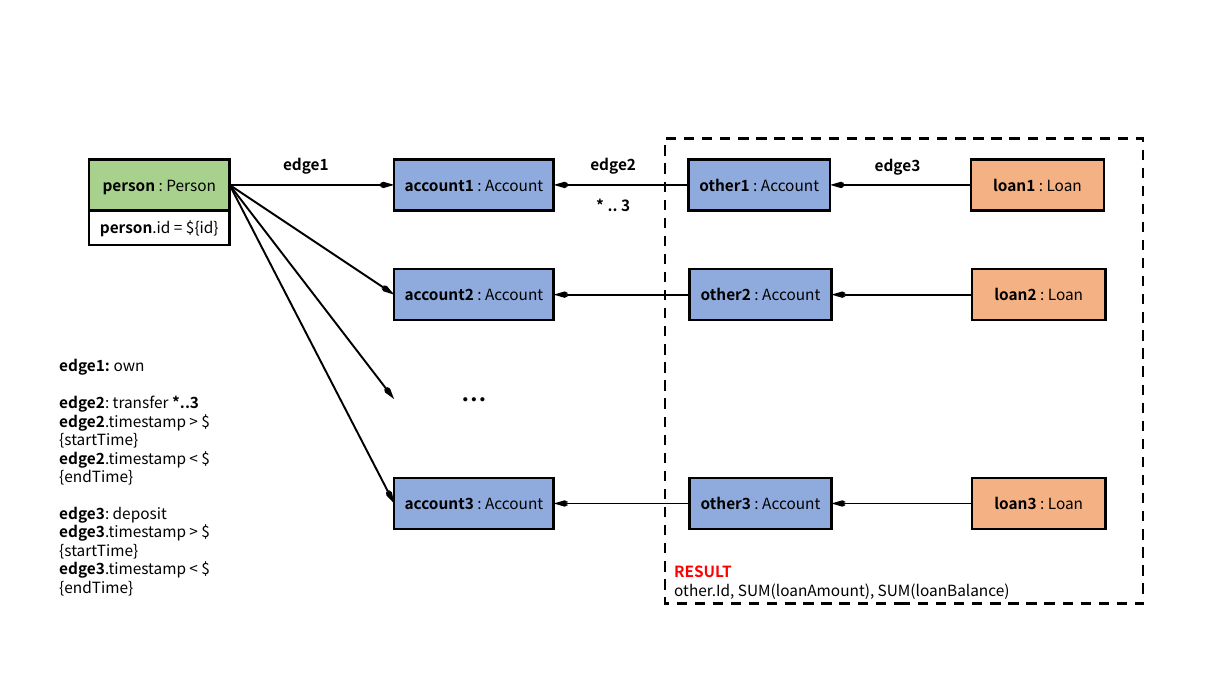
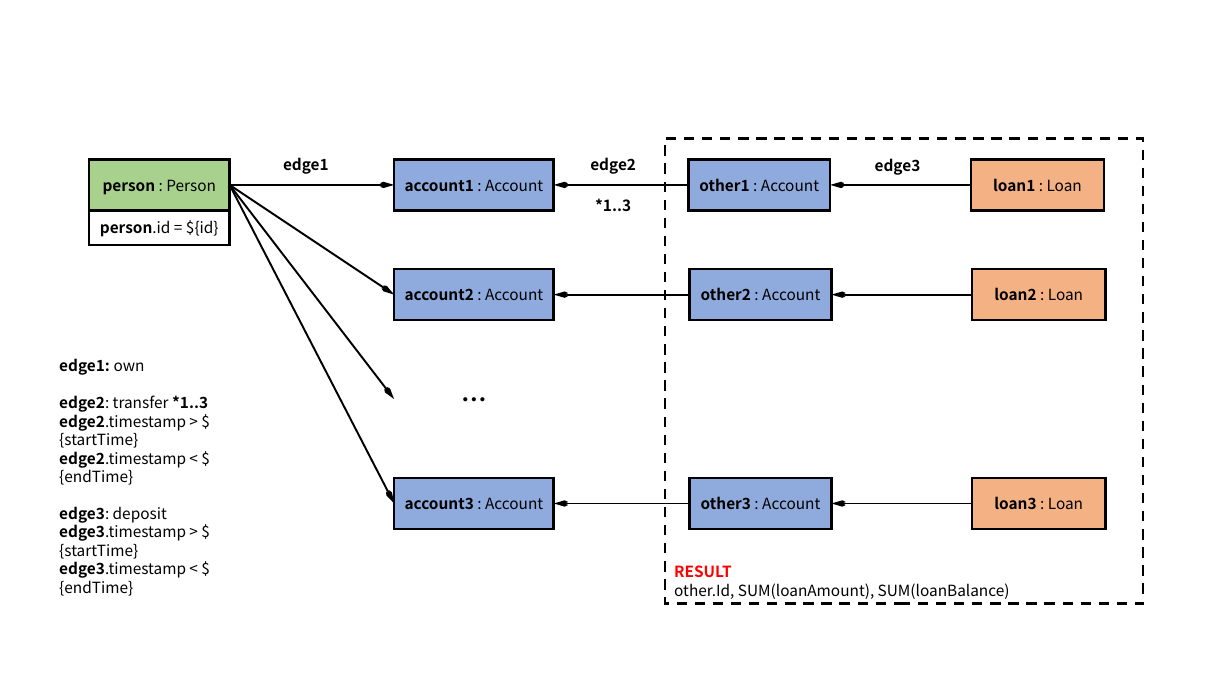
Before and after one commit to ldbc/ldbc_finbench_docs, a slide deck: slide 2 of patterns/transaction-complex-read.pptx. Drawn at 1232x693 pixels with LibreOffice and Linux fonts; fonts in the diff are those of the drawing. Boxes give left, top, right and bottom in pixels: in the first picture for what was removed or moved away, otherwise in the second. Text is boxed around its words. In the diff, an @@ line names an element or a change of style, - is before the commit and + after.

```diff
--- a/patterns/transaction-complex-read.pptx
+++ b/patterns/transaction-complex-read.pptx
@@ text at [595,198,631,211]: text changed @@
-* .. 3
+*1..3
@@ text at [59,395,208,412]: text changed @@
-edge2: transfer *..3
+edge2: transfer *1..3
```
Also in this commit, not shown: 1 other slide changed, 8 other files.
